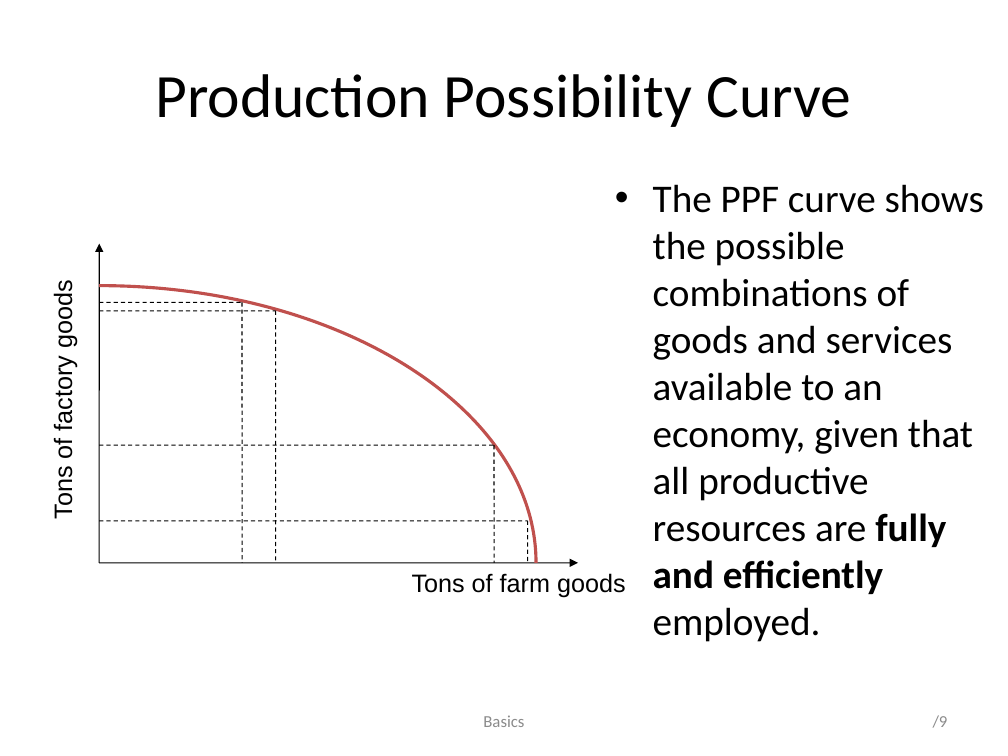
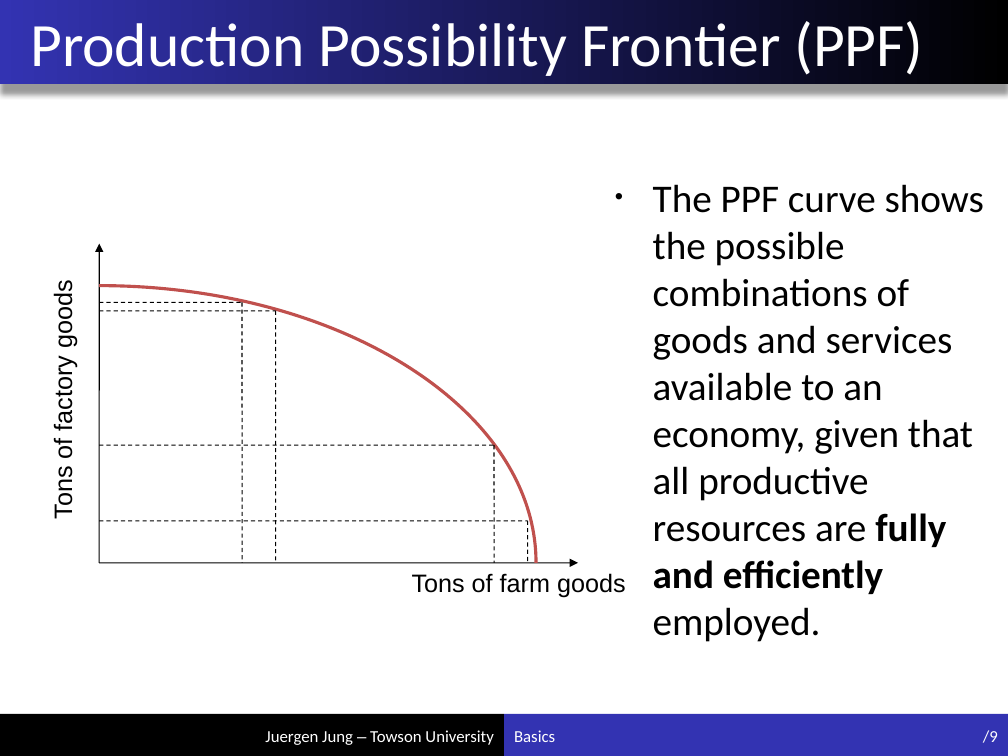
Before and after one commit to juejung/juejung.github.io, a slide deck: slide 9 of jdocs/Macro1/basics1_4.pptx. Drawn at 1008x756 pixels with LibreOffice and Linux fonts; fonts in the diff are those of the drawing. Boxes give left, top, right and bottom in pixels: in the first picture for what was removed or moved away, otherwise in the second. Text is boxed around its words. In the diff, an @@ line names an element or a change of style, - is before the commit and + after.

Commit message:
add new formatting to slides

```diff
--- a/jdocs/Macro1/basics1_4.pptx
+++ b/jdocs/Macro1/basics1_4.pptx
@@ rectangle added at (0,0,1008,84), fill gradient #000000 to #3333B2 @@
@@ title at (30,21,923,76): text changed; text colour #000000 to #F0F0F0 @@
-Production Possibility Curve
+Production Possibility Frontier (PPF)
@@ rectangle added at (0,714,504,756), fill #000000 @@
@@ text "Basics": place and size @@
-text "Basics" at (483,715,524,727)
+text "Basics" at (514,730,555,742)
@@ text "Basics" at (514,730,555,742): text colour #8C8C8C to #F0F0F0; alignment centre to left @@
@@ rectangle added at (504,714,1008,756), fill #3333B2 @@
@@ page number: place and size @@
-page number at (933,715,948,728)
+page number at (983,730,998,743)
@@ page number at (983,730,998,743): text colour #8C8C8C to #F0F0F0 @@
@@ text added at (265,730,493,745), 12 pt, text #F0F0F0 @@
+Juergen Jung – Towson University
```
Also in this commit, not shown: 47 other slides changed, 3 other files.
